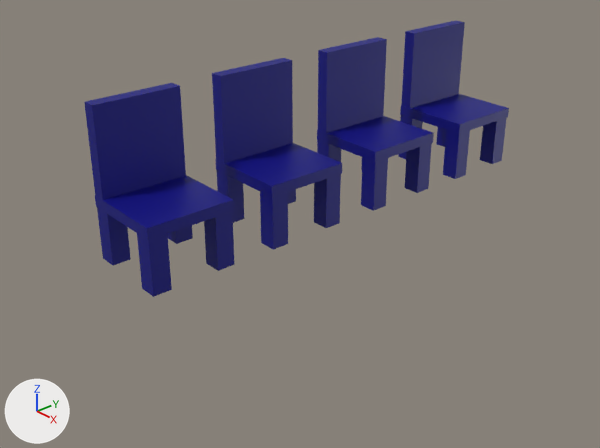
The Blender file theroom/excersizes/teater/seatrow_blue.blend as it was, and as the next commit left it.
Rendered twice from a 50 mm camera at (7.88, -7.4, 4.98) aimed at (0.05, -0.47, -0.09). The axes (+X, +Y, +Z) are drawn at lower left. The lights are the same throughout.

Names of what the first picture shows: '4chair'.
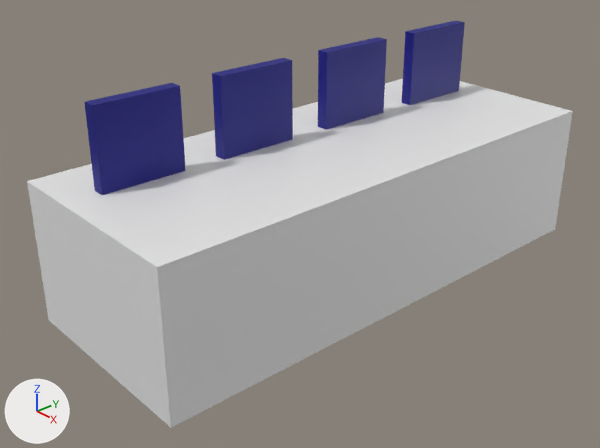
What differs and where, as boxes [x1, y1, x2, y2] in the pictures (600 x 448 px):
```json
{"object": "chairs.zone", "change": "added", "after": [27, 79, 573, 428]}
```

Scene script edits in JSON lines:
```json
{"op": "add", "block": "me_cube", "code": ["me_cube = bpy.data.meshes.new('Cube')", "me_cube.from_pydata(...)  # a box spanning x -1.0..1.0, y -1.0..1.0, z -1.0..1.0"]}
{"op": "add", "block": "ob_chairs_zone", "code": ["ob_chairs_zone = bpy.data.objects.new('chairs.zone', me_cube)", "ob_chairs_zone.location = (0.08, 0.04, 0.0)", "ob_chairs_zone.scale = (1.45, -3.71, 1.0)"]}
```
